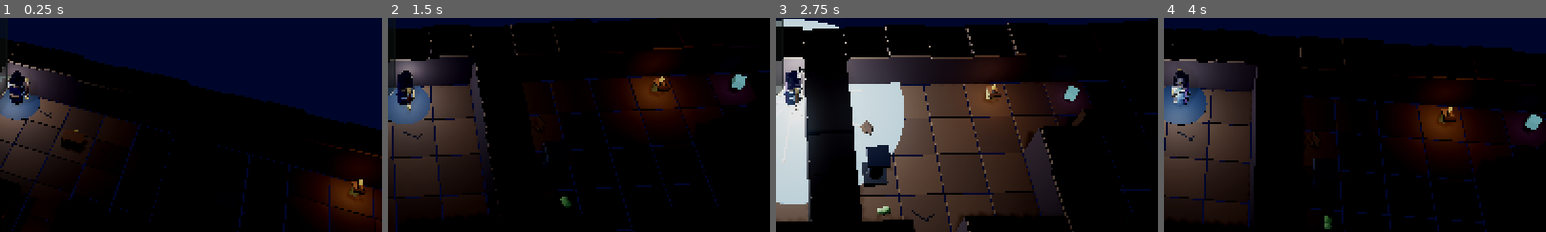
Above: before the commit, frames 1-4 (left to right).
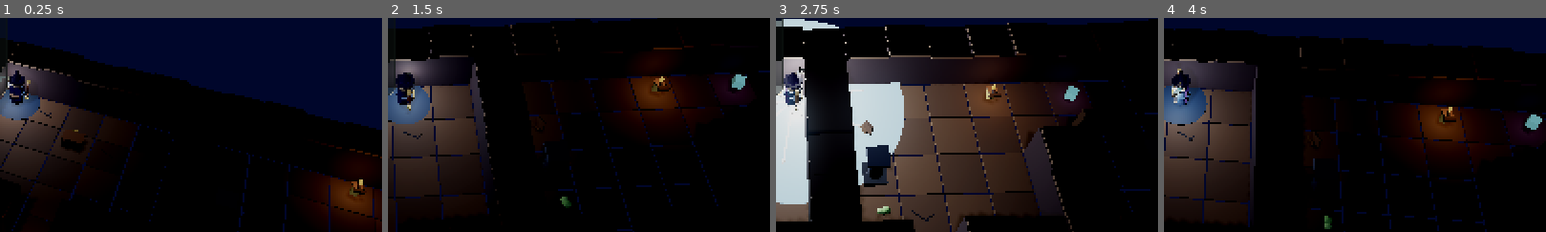
Above: after the commit, the same moments.

Repository: johnswaffles/my-backend-api
Game: Godot game, scene res://scenes/main_scene.tscn
The game is run twice, just before and just after one commit, with the same random seed, the same clock (stepped at 60 frames per second) and the same inputs.
Inputs (mouse positions are % of the whole screen's width and height, from its top left):
- Up to frame 1 (0.25 s): no input
- Up to frame 2 (1.5 s): tap Enter at 0.5 s; move the mouse to (72, 45) at 0.52 s; hold D (move_right) 0.53-1.25 s; tap Q (drink_potion) at 0.6 s; click (72, 45) at 0.67 s; drag from (30, 55) to (45, 70) at 1.27 s
- Up to frame 3 (2.75 s): move the mouse to (60, 28) at 2.02 s; hold D (move_right) from 2.03 s (still down); tap 2 (shield_block) at 2.1 s
- Up to frame 4 (4 s): release D (move_right) at 2.75 s; drag from (45, 70) to (20, 35) at 2.77 s; move the mouse to (80, 65) at 3.52 s; hold A (move_left) from 3.53 s (still down); tap Tab (toggle_hud) at 3.6 s
The pictures show only the part of the screen within x 48-98%, y 31-81%; the shares and areas given below are measured in that part.

The runs differ from the first frame. In frame 1, less than 0.1% of the frame differs, in the area x 2-8%, y 25-34%; in frame 2, 0.1%; in frame 3, 0.2%, in the area x 2-7%, y 24-37%; in frame 4, 0.1%.

Commit message:
Fix Tiny Hero wizard staff visuals

Diff:
--- a/rpg-adventure-godot/scripts/main.gd
+++ b/rpg-adventure-godot/scripts/main.gd
@@ -21,6 +21,8 @@
 const SWORD_SWING_COOLDOWN := 0.55
 const STAFF_ORB_RADIUS := 0.095
 const VIEW_STAFF_ORB_RADIUS := 0.07
+const STAFF_TIP_OFFSET := 0.56
+const VIEW_STAFF_TIP_OFFSET := 0.53
 const SWORD_LIGHT_BASE_ENERGY := 0.0
 const SWORD_LIGHT_SWING_ENERGY := 0.0
 const FIRE_BOLT_RANGE := 7.5
@@ -546,13 +548,15 @@
 	var right_sleeve := _add_cylinder(Vector3(0.31, 0.82, -0.08), 0.055, 0.5, _mat("2c4974", 0.72, "5b8de3", 0.1), hero)
 	right_sleeve.rotation_degrees = Vector3(0.0, 0.0, 20.0)
 	_add_sphere(Vector3(0.42, 0.56, -0.12), 0.075, 0.075, _mat("f2c49b", 0.78), hero)
-	_add_box(Vector3(0.0, 1.42, 0.0), Vector3(0.6, 0.12, 0.48), _mat("2d203b", 0.78, "7c5cff", 0.12), hero)
-	_add_cylinder(Vector3(0.0, 1.48, 0.0), 0.25, 0.2, _mat("1f172b", 0.78, "7e5dff", 0.12), hero)
-	_add_cylinder(Vector3(0.0, 1.66, 0.0), 0.18, 0.26, _mat("24203a", 0.76, "7e5dff", 0.1), hero)
+	_add_cylinder(Vector3(0.0, 1.42, 0.0), 0.34, 0.08, _mat("21172f", 0.78, "7c5cff", 0.14), hero)
+	_add_cylinder(Vector3(0.0, 1.48, 0.0), 0.23, 0.08, _mat("33214d", 0.76, "8d6cff", 0.14), hero)
+	var wizard_hat := _add_cone(Vector3(0.0, 1.75, 0.0), 0.24, 0.62, _mat("241836", 0.78, "8b68ff", 0.12), hero)
+	wizard_hat.rotation_degrees = Vector3(0.0, 0.0, -4.0)
+	_add_box(Vector3(0.0, 1.48, -0.01), Vector3(0.34, 0.035, 0.08), _mat("c69d4d", 0.66, "ffd16b", 0.12), hero)
 	hero_sword = _add_cylinder(Vector3(0.42, 0.83, -0.12), 0.045, 1.04, _mat("6a3f22", 0.72, "ff8f3b", 0.18), hero)
 	hero_sword.rotation_degrees.z = -8.0
 	_add_box(Vector3(0.42, 0.38, -0.12), Vector3(0.22, 0.07, 0.08), _mat("d4a94d", 0.68, "ffc45d", 0.18), hero)
-	staff_orb = _add_sphere(Vector3(0.42, 1.42, -0.12), STAFF_ORB_RADIUS, STAFF_ORB_RADIUS, _mat("f6c66e", 0.36, "ffd27a", 0.35), hero)
+	staff_orb = _add_sphere(_staff_tip_position(), STAFF_ORB_RADIUS, STAFF_ORB_RADIUS, _mat("f6c66e", 0.36, "ffd27a", 0.35), hero)
 	hero_shield = _add_box(Vector3(-0.34, 0.68, -0.28), Vector3(0.14, 0.58, 0.42), _mat("7f91ac", 0.56, "9ec5ff", 0.16), hero)
 	hero_shield.visible = false
 	_build_hero_lantern()
@@ -1374,7 +1378,7 @@
 		var orb_pulse := 1.0 + sin(Time.get_ticks_msec() * 0.01) * 0.025
 		if swing_active:
 			orb_pulse += sin(swing_t * PI) * 0.08
-		staff_orb.position = hero_sword.position + Vector3(0.0, 0.59, 0.0) if hero_sword else Vector3(0.42, 1.42, -0.12)
+		staff_orb.position = _staff_tip_position()
 		staff_orb.scale = Vector3.ONE * (STAFF_ORB_RADIUS * orb_pulse)
 	_update_view_sword_visuals(delta, swing_t, swing_active)
 	_update_fire_bolt_visuals(swing_t, swing_active)
@@ -1438,11 +1442,23 @@
 		lantern_burst_light.omni_range = 5.0 + burst_arc * 7.0
 
 
+func _staff_tip_position() -> Vector3:
+	if hero_sword == null:
+		return Vector3(0.42, 1.42, -0.12)
+	return hero_sword.position + hero_sword.transform.basis * Vector3(0.0, STAFF_TIP_OFFSET, 0.0)
+
+
+func _view_staff_tip_position() -> Vector3:
+	if view_sword == null:
+		return Vector3(0.42, -0.06, -1.2)
+	return view_sword.position + view_sword.transform.basis * Vector3(0.0, VIEW_STAFF_TIP_OFFSET, 0.0)
+
+
 func _update_view_sword_visuals(delta: float, swing_t: float, swing_active: bool) -> void:
 	if view_sword == null or view_sword_guard == null or view_sword_slash == null or view_staff_orb == null:
 		return
-	var close_alpha := clampf((camera_zoom - 0.48) / 0.34, 0.0, 1.0)
-	var show_close_sword := close_alpha > 0.02
+	var close_alpha := clampf((camera_zoom - 0.86) / 0.14, 0.0, 1.0)
+	var show_close_sword := close_alpha > 0.02 and swing_active
 	view_sword.visible = show_close_sword
 	view_sword_guard.visible = show_close_sword
 	view_staff_orb.visible = show_close_sword
@@ -1457,7 +1473,7 @@
 		view_sword_guard.position = view_sword.position + Vector3(0.0, -0.12, 0.28)
 		view_sword_guard.rotation_degrees = view_sword.rotation_degrees + Vector3(0.0, 0.0, 90.0)
 		view_sword_guard.scale = Vector3.ONE * close_alpha
-		view_staff_orb.position = view_sword.position + Vector3(0.0, 0.38, -0.34)
+		view_staff_orb.position = _view_staff_tip_position()
 		view_staff_orb.scale = Vector3.ONE * (VIEW_STAFF_ORB_RADIUS * (1.0 + arc * 0.25) * close_alpha)
 		view_sword_slash.position = Vector3(0.08, lerpf(-0.12, -0.2, swing_t), lerpf(-1.05, -1.75, swing_t))
 		view_sword_slash.rotation_degrees = Vector3(0.0, 0.0, lerpf(8.0, -8.0, swing_t))
@@ -1470,7 +1486,7 @@
 		view_sword_guard.position = view_sword.position + Vector3(0.0, -0.12, 0.28)
 		view_sword_guard.rotation_degrees = view_sword.rotation_degrees + Vector3(0.0, 0.0, 90.0)
 		view_sword_guard.scale = Vector3.ONE * close_alpha
-		view_staff_orb.position = view_sword.position + Vector3(0.0, 0.38, -0.34)
+		view_staff_orb.position = _view_staff_tip_position()
 		view_staff_orb.scale = view_staff_orb.scale.lerp(Vector3.ONE * (VIEW_STAFF_ORB_RADIUS * close_alpha), delta * 9.0)
 
 
@@ -2087,6 +2103,20 @@
 	return instance
 
 
+func _add_cone(pos: Vector3, bottom_radius: float, height: float, material: Material, parent: Node) -> MeshInstance3D:
+	var mesh := CylinderMesh.new()
+	mesh.top_radius = 0.0
+	mesh.bottom_radius = bottom_radius
+	mesh.height = height
+	mesh.radial_segments = 10
+	var instance := MeshInstance3D.new()
+	instance.mesh = mesh
+	instance.material_override = material
+	instance.position = pos
+	parent.add_child(instance)
+	return instance
+
+
 func _add_ellipse_disc_local(pos: Vector3, radius: Vector2, height: float, material: Material, parent: Node, rotation_y: float) -> MeshInstance3D:
 	var mesh := CylinderMesh.new()
 	mesh.top_radius = 1.0
Not shown, changed: public/tiny-hero-quest/index.html
Not shown, changed: public/tiny-hero-quest/index.pck
